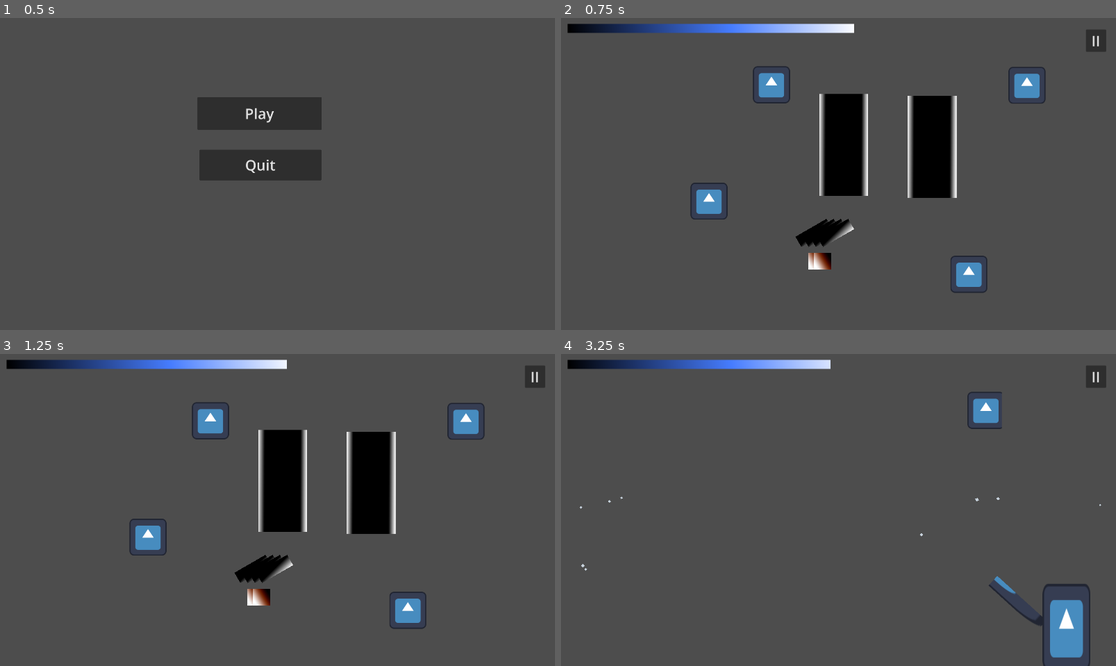
Above: before the commit, frames 1-4 (two rows, left to right).
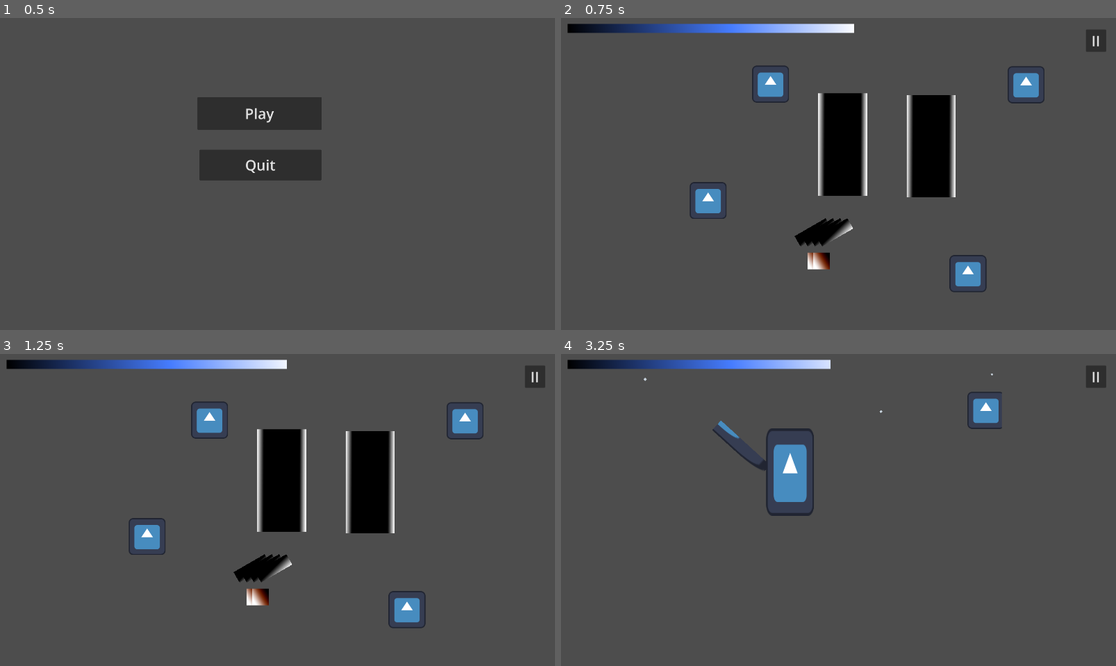
Above: after the commit, the same moments.

Repository: Inquisitor718/Casa-de-Penguin
Game: Godot game, scene res://Scenes/main_menu.tscn
Same seed, same stepped clock (60 frames per second), same inputs: the game is played once before the commit and once after it. The engine's default icon, where the game draws it, is replaced by a stand-in: a white triangle on a blue panel in a dark square.
Inputs (mouse positions are in pixels of both pictures, inside the frame that each line leads up to):
- Up to frame 1 (0.5 s): no input
- Up to frame 2 (0.75 s): click "Play" at 0.5 s
- Up to frame 3 (1.25 s): no input
- Up to frame 4 (3.25 s): click (966, 609) at 1.25 s; click "II" at 2 s; click "Resume" at 2.75 s

Frame 1 is identical in both runs. In frame 2, 2.5% of the frame differs, in the area x 23-88%, y 15-89%; in frame 3, 2.5%; in frame 4, 3.2%, in the area x 3-98%, y 6-100%.
Error before the commit: Invalid assignment of property or key 'global_position' with value of type 'Vector2' on a base object of type 'null instance'. (res://home.gd:32)

Commit message:
issue fix

Diff:
--- a/casa-de-penguin/Scenes/Pond.tscn
+++ b/casa-de-penguin/Scenes/Pond.tscn
@@ -186,7 +186,7 @@
 texture_progress = SubResource("GradientTexture2D_mck8p")
 
 [node name="Camera2D" type="Camera2D" parent="."]
-position = Vector2(0, 7)
+position = Vector2(956, 545)
 
 [node name="CanvasLayer" type="CanvasLayer" parent="Camera2D"]
 
--- a/casa-de-penguin/home.tscn
+++ b/casa-de-penguin/home.tscn
@@ -6,7 +6,7 @@
 [ext_resource type="PackedScene" uid="uid://2xen71bnxsnk" path="res://Scenes/HotCoco.tscn" id="3_qq0qw"]
 [ext_resource type="PackedScene" uid="uid://b47dnlbyly1av" path="res://Scenes/kitchen.tscn" id="5_tdh31"]
 [ext_resource type="PackedScene" uid="uid://bjeek4rb56exk" path="res://Scenes/fire_place.tscn" id="6_x0ehs"]
-[ext_resource type="PackedScene" uid="uid://dpadm7edd2eb0" path="res://Pond.tscn" id="7_rdsdt"]
+[ext_resource type="PackedScene" uid="uid://dpadm7edd2eb0" path="res://BekarPond.tscn" id="7_rdsdt"]
 [ext_resource type="PackedScene" uid="uid://26n3qaq1gt81" path="res://Scenes/Penguin.tscn" id="8_86xni"]
 
 [node name="Home" type="Node2D"]
@@ -59,6 +59,9 @@
 position = Vector2(1284, 446)
 scale = Vector2(1.7926829, 1.7926829)
 
+[node name="Camera2D" type="Camera2D" parent="."]
+position = Vector2(961, 539)
+
 [connection signal="pressed" from="Snowman Button" to="." method="_on_snowman_button_pressed"]
 [connection signal="pressed" from="Pond Button" to="." method="_on_pond_button_pressed"]
 [connection signal="pressed" from="Fireplace" to="." method="_on_fireplace_pressed"]
